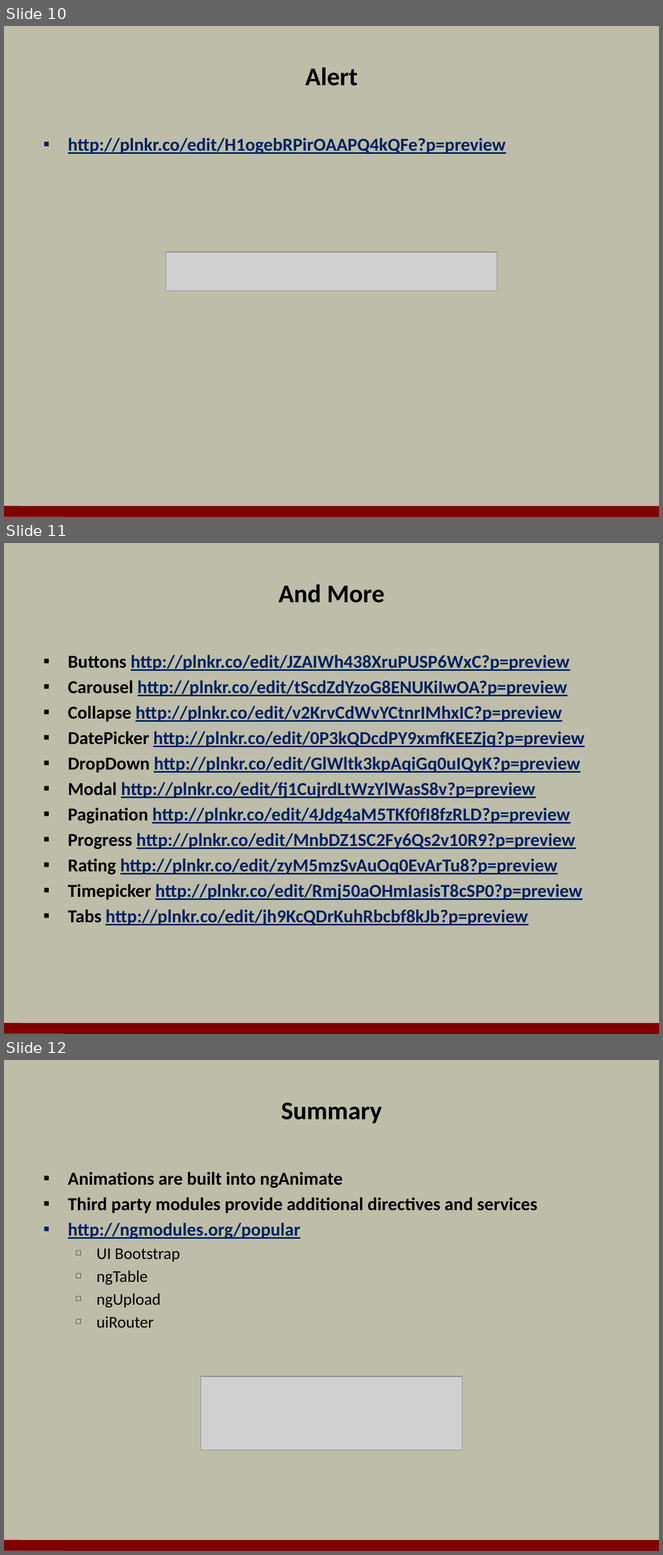
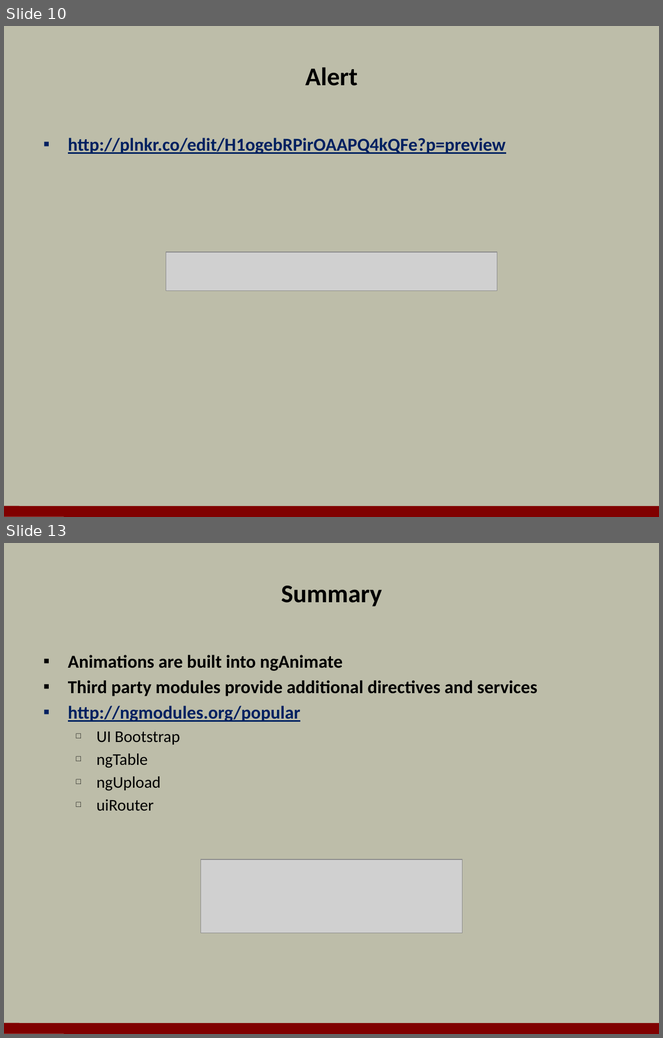
Before and after one commit to OdeToCode/classes, a slide deck: angularjs/slides/08_UI.pptx. Shown one above the other, each under a label of ours: slides 10, 11 and 12 before the commit, slides 10 and 13 after it; the slides between them are not shown. The pictures are 663x1555 and 663x1038 pixels, drawn with LibreOffice and Linux fonts; fonts in the diff are those of the drawing; grey boxes stand for pictures; background and template pictures are left out. Boxes give left, top, right and bottom in pixels: in the first picture for what was removed or moved away, otherwise in the second. Text is boxed around its words. In the diff, an @@ line names an element or a change of style, - is before the commit and + after.

```diff
--- a/angularjs/slides/08_UI.pptx
+++ b/angularjs/slides/08_UI.pptx
@@ slide 11 removed at (4,543,659,1034), background #BDBDA9; not listed: 1 template element that a slide beside it also shows @@
@@ title removed at (279,584,385,603) @@
-And More
@@ text removed at (68,655,584,926) @@
-▪ Buttons http://plnkr.co/edit/JZAIWh438XruPUSP6WxC?p=preview
-▪ Carousel http://plnkr.co/edit/tScdZdYzoG8ENUKiIwOA?p=preview
-▪ Collapse http://plnkr.co/edit/v2KrvCdWvYCtnrIMhxIC?p=preview
-▪ DatePicker http://plnkr.co/edit/0P3kQDcdPY9xmfKEEZjq?p=preview
-▪ DropDown http://plnkr.co/edit/GlWltk3kpAqiGq0uIQyK?p=preview
-▪ Modal http://plnkr.co/edit/fj1CujrdLtWzYlWasS8v?p=preview
-▪ Pagination http://plnkr.co/edit/4Jdg4aM5TKf0fI8fzRLD?p=preview
-▪ Progress http://plnkr.co/edit/MnbDZ1SC2Fy6Qs2v10R9?p=preview
-▪ Rating http://plnkr.co/edit/zyM5mzSvAuOq0EvArTu8?p=preview
-▪ Timepicker http://plnkr.co/edit/Rmj50aOHmIasisT8cSP0?p=preview
-▪ Tabs http://plnkr.co/edit/jh9KcQDrKuhRbcbf8kJb?p=preview
@@ what was slide 12 is now slide 13 @@
```
Also in this commit, not shown: 2 slides added, 9 other files.
